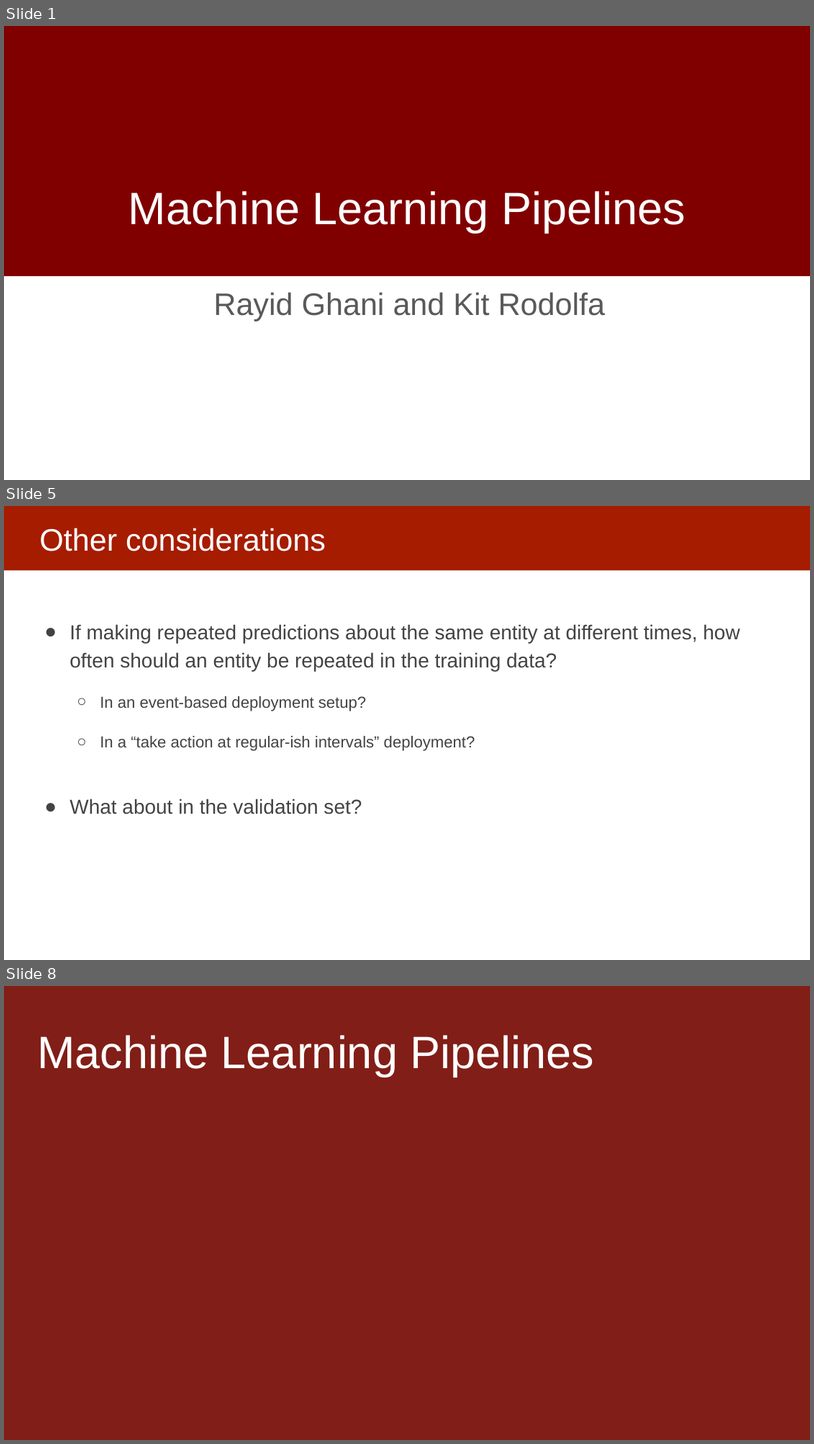
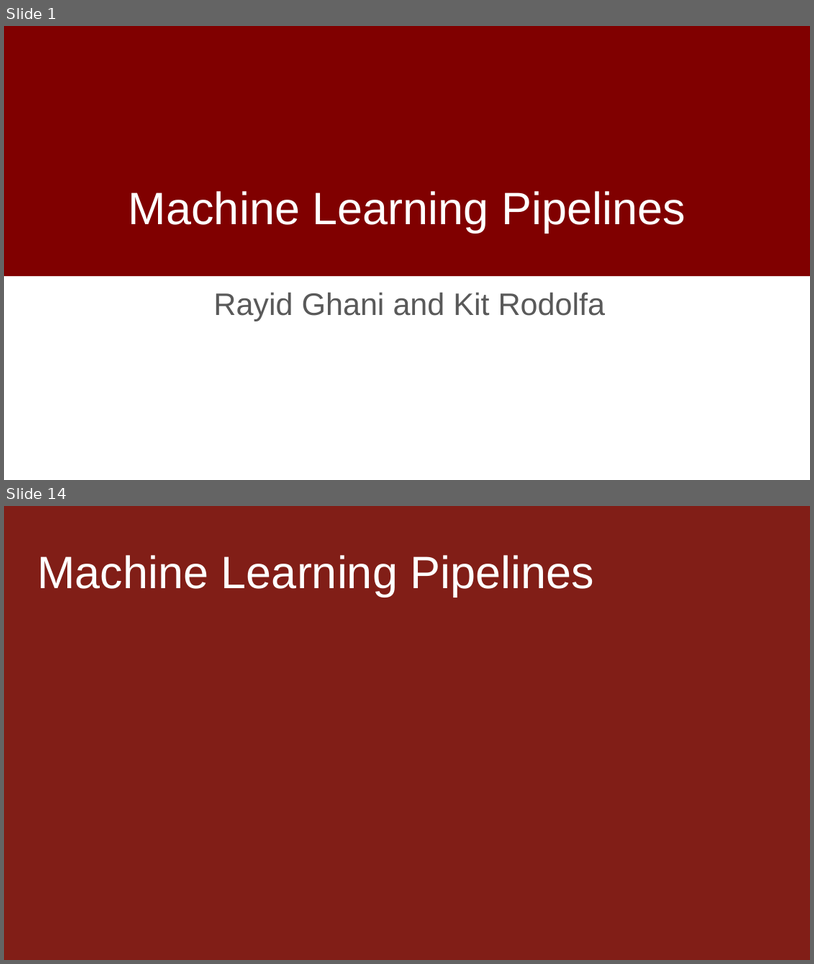
Before and after one commit to dssg/MLinPractice, a slide deck: Lectures/Lecture8-Machine-Learning-Pipelines.pptx. Shown one above the other, each under a label of ours: slides 1, 5 and 8 before the commit, slides 1 and 14 after it; the slides between them are not shown. The pictures are 814x1444 and 814x964 pixels, drawn with LibreOffice and Linux fonts; fonts in the diff are those of the drawing; background and template pictures are left out. Boxes give left, top, right and bottom in pixels: in the first picture for what was removed or moved away, otherwise in the second. Text is boxed around its words. In the diff, an @@ line names an element or a change of style, - is before the commit and + after.

```diff
--- a/Lectures/Lecture8-Machine-Learning-Pipelines.pptx
+++ b/Lectures/Lecture8-Machine-Learning-Pipelines.pptx
@@ slide 5 removed at [4, 506, 810, 960], background #FFFFFF @@
@@ rectangle removed at [4, 506, 810, 570] @@
@@ title removed at [39, 528, 326, 551] @@
-Other considerations
@@ text removed at [70, 624, 740, 814] @@
-● If making repeated predictions about the same entity at different times, how often should an entity be repeated in the training data?
-  ○ In an event-based deployment setup?
-  ○ In a “take action at regular-ish intervals” deployment?
-● What about in the validation set?
@@ what was slide 8 is now slide 14 @@
```
Also in this commit, not shown: 10 slides changed, 12 slides added, 5 other slides removed.
